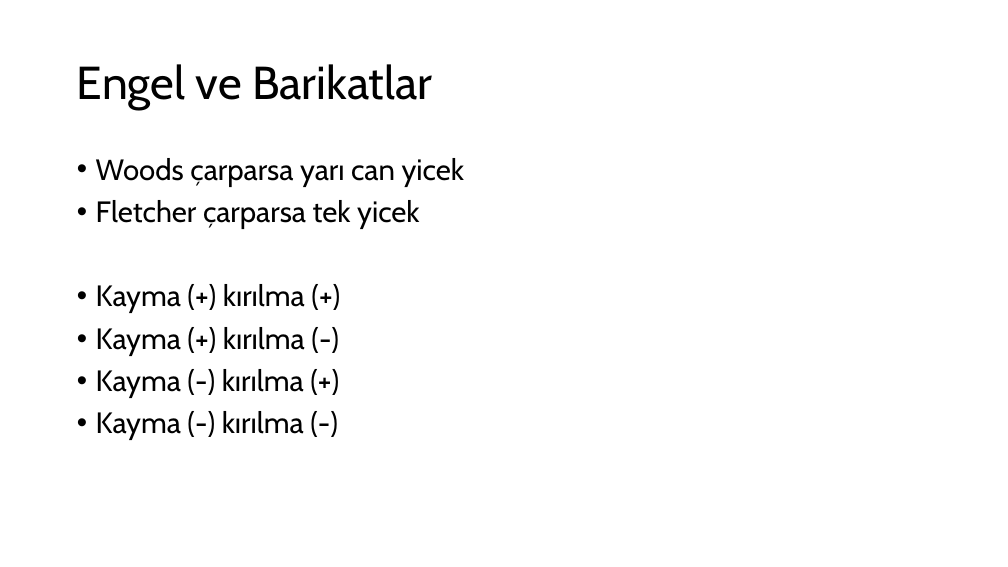
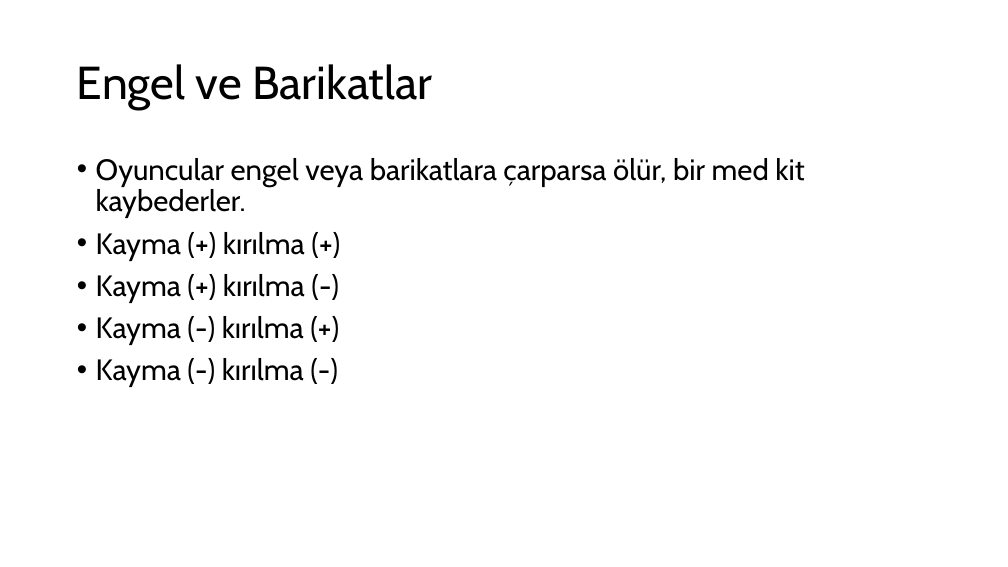
Before and after one commit to mushuacan/DGD306-BrutalistStudios-ZombiSlayers, a slide deck: slide 4 of Dökümanlar/Zombi Slayers 14.03.2025.pptx. Drawn at 1008x567 pixels with LibreOffice and Linux fonts; fonts in the diff are those of the drawing. Boxes give left, top, right and bottom in pixels: in the first picture for what was removed or moved away, otherwise in the second. Text is boxed around its words. In the diff, an @@ line names an element or a change of style, - is before the commit and + after.

Commit message:
GDD asset manager tarafından güncellendi
 Woods için sağlık mekaniği iptal, Woods aynen Fletcher gibi her şeyden tek yiyip ölecek. Woods'un dinamit atağının mekanikleri henüz düşünülüp dokümana eklenmedi.

```diff
--- a/Dökümanlar/Zombi Slayers 14.03.2025.pptx
+++ b/Dökümanlar/Zombi Slayers 14.03.2025.pptx
@@ text at (96, 158, 804, 218): text changed @@
-• Woods çarparsa yarı can yicek
-• Fletcher çarparsa tek yicek
+• Oyuncular engel veya barikatlara çarparsa ölür, bir med kit kaybederler.
```
Also in this commit, not shown: 5 other slides changed, 1 slide removed.
